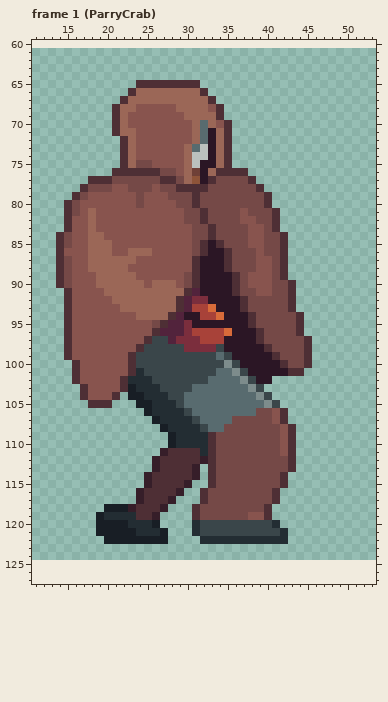
A pixel-art file gets an edit: Personal_Roberto/ASEPRITE/1. Liora/Liora_Cangrejo.aseprite. The picture above is the old version.
64x64 pixels, 20 frames. Shown: frame 1 (ParryCrab): x 11..53, y 60..127. The old version is drawn lined up with the new one, on the new canvas. The commit also changed other frames, which this record leaves out.
The same view after the edit:
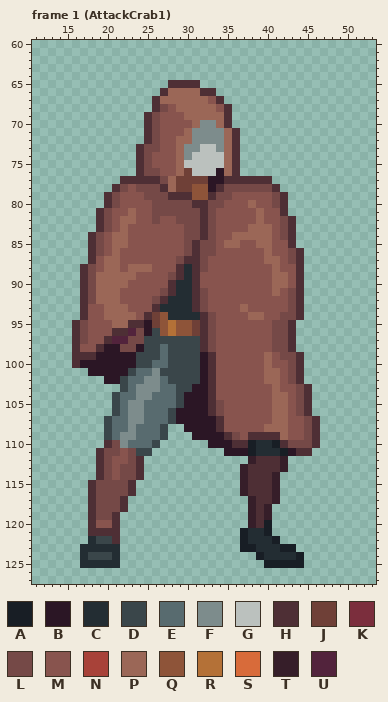
Palette (. is transparent): A #181e25  B #2b1625  C #232d33  D #3a464a  E #586b6f  F #7d8c8c  G #bbc1be  H #4e2f35  J #6f4037  K #7b2e3d  L #754947  M #88544e  N #a84239  P #9b6757  Q #8e5439  R #b47137  S #d86b3a  T #361e29  U #52233c
From old to new:
canvas 64x64 -> 128x128, the old top-left corner now at 3,61
Changed rows in their new state; - is an unchanged pixel.
Frame 1 (AttackCrab1):
first column x 14:
 65 ----------....-------------------
 66 ---------....H-----H-------------
 67 --------....H------MH------------
 68 -------.....HL-----PMH-----------
 69 -------....HL-------PH-----------
 70 -------....HL-----FFP------------
 71 -------....HL---PFFFFPH----------
 72 --------...HL--PPFFFFPH----------
 73 --------..HLL--PFF-GFPH----------
 74 --------..HL---PF--GGPH----------
 75 --------..H----PG-GGGPH----------
 76 -------...-LLMMPJGGGBP-.---------
 77 ----....HHHHHLPJJJJBBHHH-HH------
 78 ---....HLM--LHPJJQQBH----LLH-----
 79 --....HL--MLLLHHHQQH--MMMMMLH----
 80 -.....HL--M-LLL---H--MMMPMMLH----
 81 -....HL--P--LLLL----MMM-MPMMH----
 82 -....HL-PP--L--L----MMM--PMMLH---
 83 -....HL-P-------L-HLMMMMPPPMLH---
 84 ....HL-PP-------L-HLMMPPPPPMLH---
 85 ....HLMPP-------LHLLMPPM-PPMMH---
 86 ....HLMP-MMM----LHLLMMMMM-PMMLH--
 87 ....HM--MM-----LH-LMMMMMM-PPMLH--
 88 ...HLM--MPPP---HC-LMMMMMM--PMMH--
 89 ...HL---------LHC-MMMMMM---PPMH--
 90 ...HL----MM-MMHCC-MMMMMM---PPMH--
 91 -..HLP--MMMMMLHCCHLMMMMMM--PMLH--
 92 -..HLPP-MMMMLHCCCHLMMMMMMMMMMLH--
 93 -..H--PP-MMMHCCCCHLMMMMPMMMMMLH--
 94 -..H--PPPPMHJQCCCCHLMMMMPPMM-----
 95 -.HL---PPHHBJQRQQJHLMMMMMMM--H.--
 96 -.HL---HHULBDQRQQJHLMMMMMMM--H.--
 97 -.HL--HUULLD--DDDDHLMMMMMMM--H..-
 98 -.H--HBBLLB--E--DDHLMMMMMMM--H..-
 99 -.HHHBBBBB---E----BHMMMMMMPM--H.-
100 ---BBBBBBB--EE----BHMMMMMMPMM-H.-
101 --..BBBBBDEEF-----BHMMMMMMPPML---
102 --....BBDEEFFE----BHMMMMMMPPMLH--
103 ---.....DEFFFEE--BBHMMMMMMMPMMLH-
104 ---....DEEFFEEE-BBBHMMMMMMMPPMLH-
105 ----...DEFFEEEE-BBBHLMMMMMMPPMLH-
106 -------DEFFEEEDBBBBHLMMMMMMPPMLH-
107 ------DEEFFEEEDBBBBBHMMMMMMPPMMLH
108 ------DEEFEEED..BBBBHMMMMMPPPMMLH
109 ------DEFFEEED...BBBBH-MHHHHPMMLH
110 ------HLFEEED-.....BBBHHACCAHLLLH
111 -----HLLMLDD-........BBBACCCABHH-
112 -----HLMMLH-............THHHT.---
113 -----HLMLLH-......-....THHHHT.---
114 -----HLMLLH.......-....THHHT.----
115 ----HLLLLH-......--....THHHT.----
116 ----HLLLLH......--.....THHHT-----
117 ----HLLLH-.....---......THHT-----
118 ----HLLLH.....---.......THT------
119 ----HLLH.....----.......THT------
120 ----HMMH.....----.......THA.-----
121 ----HHHH......---......ACCA..----
122 ----CDDH......----.....A---A.----
123 ---CCCCC---------------AACCCAA---
124 ---CDDDC-----------------ACCCCA--
125 ---CCCCC------------------AAAAA--
